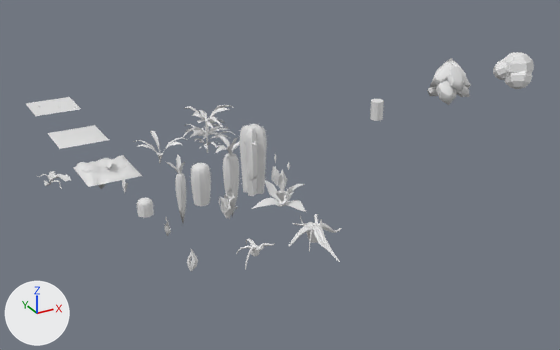
Before and after pictures for a commit that changed the Blender file scenes/scene-editor.blend.
One viewpoint serves both versions: a camera (50 mm lens) standing at (-3.55, -13.0, 5.64) and looking at (3.5, -0.2, -0.76). The lights are fixed; the arrows at lower left show +X, +Y and +Z.

Names of what the first picture shows: 'cactus2', 'cactus3', 'carrot2', 'carrot3', 'fireflower3', 'leaf3', 'path.014', 'sapsucker3', 'soil', 'tree_1.006', 'tree_2.004', 'unoccupied.010'.
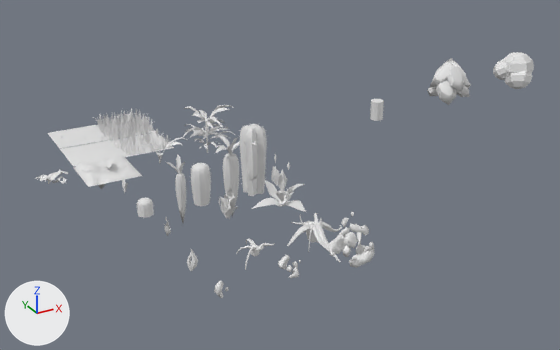
What differs and where, as boxes [x1, y1, x2, y2] in the pictures (560 x 350 px):
'unoccupied.010', moved: before [48, 125, 109, 149]; after [60, 140, 125, 166]
'path.014', moved: before [26, 97, 81, 116]; after [48, 125, 109, 149]
'waterflower3', added: after [328, 212, 375, 268]
'tallgrass', added: after [93, 108, 156, 140]
'shortgrass', added: after [110, 126, 174, 157]
'waterflower2', added: after [278, 255, 301, 279]
'waterflower1', added: after [214, 281, 228, 298]

Edits to the bpy script that builds the scene:
```text
Add mat_default_obj_026:
    mat_default_obj_026 = principled_material('Default OBJ.026')
    mat_default_obj_026.base_color = (0.8, 0.8, 0.8)  # white #e7e7e7
Add mat_default_obj_025:
    mat_default_obj_025 = principled_material('Default OBJ.025')
    mat_default_obj_025.base_color = (0.8, 0.8, 0.8)  # white #e7e7e7
Add mat_default_obj_024:
    mat_default_obj_024 = principled_material('Default OBJ.024')
    mat_default_obj_024.base_color = (0.8, 0.8, 0.8)  # white #e7e7e7
Add mat_default_obj_022:
    mat_default_obj_022 = principled_material('Default OBJ.022')
    mat_default_obj_022.base_color = (0.8, 0.8, 0.8)  # white #e7e7e7
Add mat_default_obj_023:
    mat_default_obj_023 = principled_material('Default OBJ.023')
    mat_default_obj_023.base_color = (0.8, 0.8, 0.8)  # white #e7e7e7
Change me_unoccupied:
    where me_unoccupied.from_pydata(...)  # 119 vertices, 129 faces; spans x -0.5..0.5, y -0.465..0.535, z 0.003..0.082
    used by ob_path_014; location = (0.0, 4.0, 0.0)
    me_unoccupied part 1: the whole mesh is moved by (-0.003, -0.034, -0.044)
Add me_waterflower3:
    me_waterflower3.from_pydata(...)  # 427 vertices, 671 faces; spans x -0.321..0.404, y -0.303..0.328, z 0.086..0.814
    me_waterflower3.materials.append(mat_default_obj_026)  # white #e7e7e7
Add me_waterflower2:
    me_waterflower2.from_pydata(...)  # 255 vertices, 471 faces; spans x -0.147..0.173, y -0.147..0.166, z 0.099..0.383
    me_waterflower2.materials.append(mat_default_obj_025)  # white #e7e7e7
Add me_waterflower1:
    me_waterflower1.from_pydata(...)  # 44 vertices, 50 faces; spans x -0.105..0.091, y -0.067..0.11, z 0.06..0.317
    me_waterflower1.materials.append(mat_default_obj_024)  # white #e7e7e7
Add me_tallgrass:
    me_tallgrass.from_pydata(...)  # 1606 vertices, 607 faces; spans x -0.569..0.523, y -0.5..0.524, z -0.013..0.248
    me_tallgrass.materials.append(mat_default_obj_022)  # white #e7e7e7
Add me_shortgrass:
    me_shortgrass.from_pydata(...)  # 748 vertices, 283 faces; spans x -0.52..0.517, y -0.509..0.529, z -0.044..0.18
    me_shortgrass.materials.append(mat_default_obj_023)  # white #e7e7e7
Change ob_unoccupied_010:
    ob_unoccupied_010.location: (0.0, 2.0, 0.0) -> (0.0, 1.0, 0.0)
Change ob_path_014:
    ob_path_014.location: (0.0, 4.0, 0.0) -> (0.0, 2.0, 0.0)
Add ob_waterflower3:
    ob_waterflower3 = bpy.data.objects.new('waterflower3', me_waterflower3)
    ob_waterflower3.location = (2.0, -5.0, 0.0)
Add ob_waterflower2:
    ob_waterflower2 = bpy.data.objects.new('waterflower2', me_waterflower2)
    ob_waterflower2.location = (1.0, -5.0, 0.0)
Add ob_waterflower1:
    ob_waterflower1 = bpy.data.objects.new('waterflower1', me_waterflower1)
    ob_waterflower1.location = (0.0, -5.0, 0.0)
Add ob_tallgrass:
    ob_tallgrass = bpy.data.objects.new('tallgrass', me_tallgrass)
    ob_tallgrass.location = (1.0, 2.0, 0.0)
Add ob_shortgrass:
    ob_shortgrass = bpy.data.objects.new('shortgrass', me_shortgrass)
    ob_shortgrass.location = (1.0, 1.0, 0.0)
```
